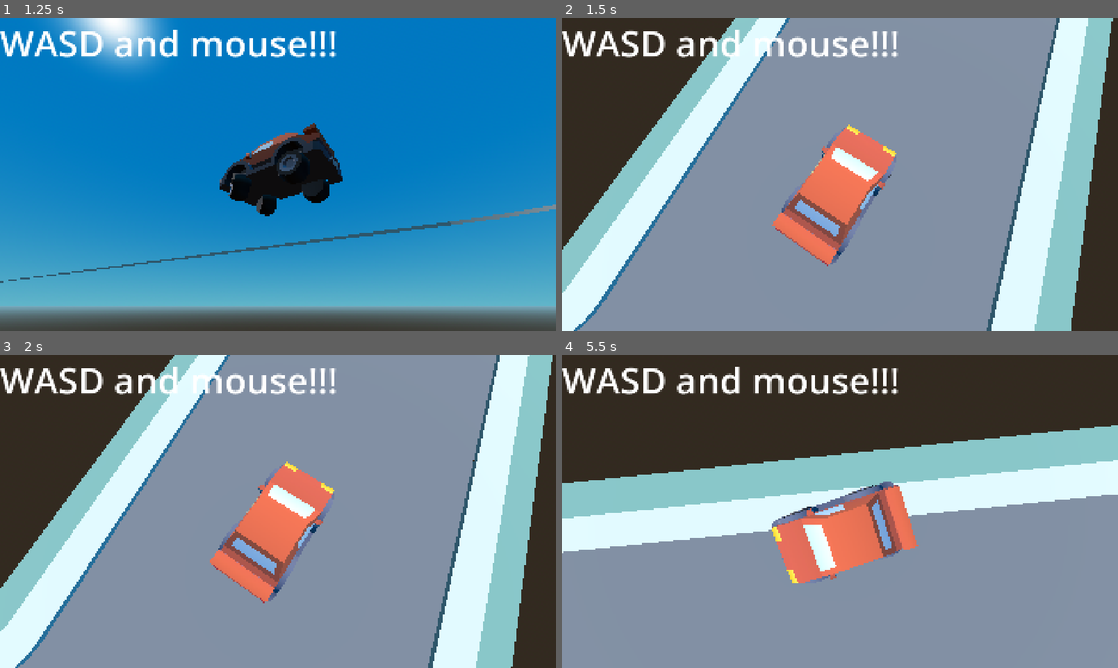
Above: before the commit, frames 1-4 (two rows, left to right).
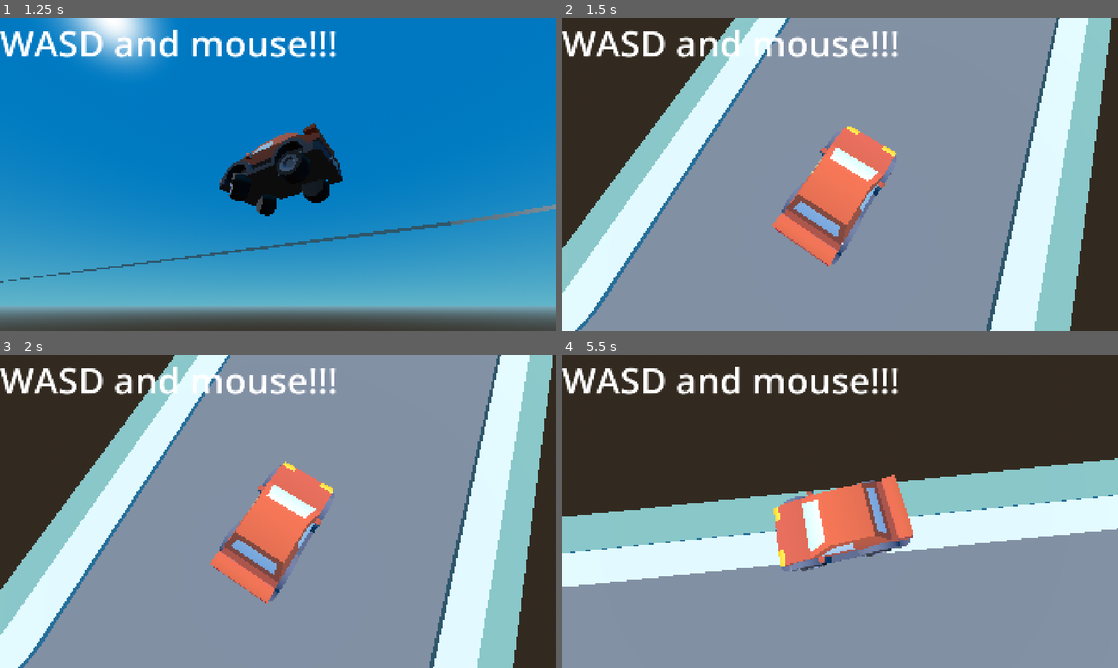
Above: after the commit, the same moments.

Repository: akanksh-ch/kar-game
Game: Godot game, scene res://Scenes/main.tscn
Two runs of this game, one before a commit and one after it. Both use one fixed random seed, a clock stepped at 60 frames per second and the inputs below.
Inputs (mouse positions are in pixels of both pictures, inside the frame that each line leads up to):
- Up to frame 1 (1.25 s): move the mouse to (400, 158) at 0.52 s; hold D (Right) from 0.53 s (still down); hold W (Gas) from 0.53 s (still down)
- Up to frame 2 (1.5 s): move the mouse to (728, 190) at 1.27 s; release D (Right) at 1.28 s; release W (Gas) at 1.28 s; hold S (Brake) from 1.28 s (still down); tap W (Gas) at 1.35 s
- Up to frame 3 (2 s): keep holding S (Brake)
- Up to frame 4 (5.5 s): move the mouse to (895, 442) at 2.02 s; release S (Brake) at 2.03 s; hold W (Gas) 2.03-2.78 s; hold D (Right) 2.03-3.53 s; move the mouse to (812, 574) at 2.77 s; tap W (Gas) at 2.85, 4.35 s; move the mouse to (1006, 558) at 3.52 s; hold W (Gas) 3.53-4.28 s; hold A (Left) 3.53-5.03 s; move the mouse to (673, 464) at 4.27 s; move the mouse to (867, 511) at 5.02 s; hold S (Brake) from 5.03 s (still down); hold W (Gas) from 5.03 s (still down)

Frame 1 is identical in both runs. In frame 2, 0.9% of the frame differs, in the area x 0-100%, y 0-100%; in frame 3, 1.7%; in frame 4, 31%, in the area x 0-100%, y 22-74%.

Commit message:
Added separate gas and brake

Diff:
--- a/Scripts/kar.gd
+++ b/Scripts/kar.gd
@@ -21,10 +21,34 @@
 			#wheel.get_suspension_rest_length()
 		#)
 
+	# set back tires friction to be lower than front tires
+
+	$wheel_back_left.set_friction_slip(1.0)
+	$wheel_back_right.set_friction_slip(1.0)
+
 
 func _physics_process(delta: float) -> void:
-	engine_force = Input.get_action_strength("Gas") * EngineForce
-	brake = Input.get_action_strength("Brake") * BrakingForce
+
+	if Input.is_action_pressed("Gas"):
+		engine_force = Input.get_action_strength("Gas") * EngineForce
+	else:
+		engine_force = 0.0
+
+	#brake = Input.get_action_strength("Brake") * BrakingForce
 	steering = lerp(steering, deg_to_rad(35 * Input.get_action_strength("Left")) + deg_to_rad(-35 * Input.get_action_strength("Right")), 0.1)
 
-	print($wheel_back_left.get_skidinfo(), ", ", $wheel_back_right.get_skidinfo(), ", ", $wheel_front_left.get_skidinfo(), ", ", $wheel_front_right.get_skidinfo())
+	if Input.is_action_pressed("HandBrake"):
+		$wheel_back_left.set_brake(BrakingForce)
+		$wheel_back_right.set_brake(BrakingForce)
+	else:
+		$wheel_back_left.set_brake(0)
+		$wheel_back_right.set_brake(0)
+
+	if Input.is_action_pressed("Brake"):
+		$wheel_front_left.set_brake(BrakingForce)
+		$wheel_front_right.set_brake(BrakingForce)
+	else:
+		$wheel_front_left.set_brake(0)
+		$wheel_front_right.set_brake(0)
+
+	#print($wheel_back_left.get_skidinfo(), ", ", $wheel_back_right.get_skidinfo(), ", ", $wheel_front_left.get_skidinfo(), ", ", $wheel_front_right.get_skidinfo())
--- a/project.godot
+++ b/project.godot
@@ -52,6 +52,12 @@
 , Object(InputEventJoypadMotion,"resource_local_to_scene":false,"resource_name":"","device":-1,"axis":4,"axis_value":1.0,"script":null)
 ]
 }
+HandBrake={
+"deadzone": 0.2,
+"events": [Object(InputEventKey,"resource_local_to_scene":false,"resource_name":"","device":-1,"window_id":0,"alt_pressed":false,"shift_pressed":false,"ctrl_pressed":false,"meta_pressed":false,"pressed":false,"keycode":0,"physical_keycode":32,"key_label":0,"unicode":32,"location":0,"echo":false,"script":null)
+, Object(InputEventJoypadButton,"resource_local_to_scene":false,"resource_name":"","device":-1,"button_index":2,"pressure":0.0,"pressed":false,"script":null)
+]
+}
 
 [physics]
 
